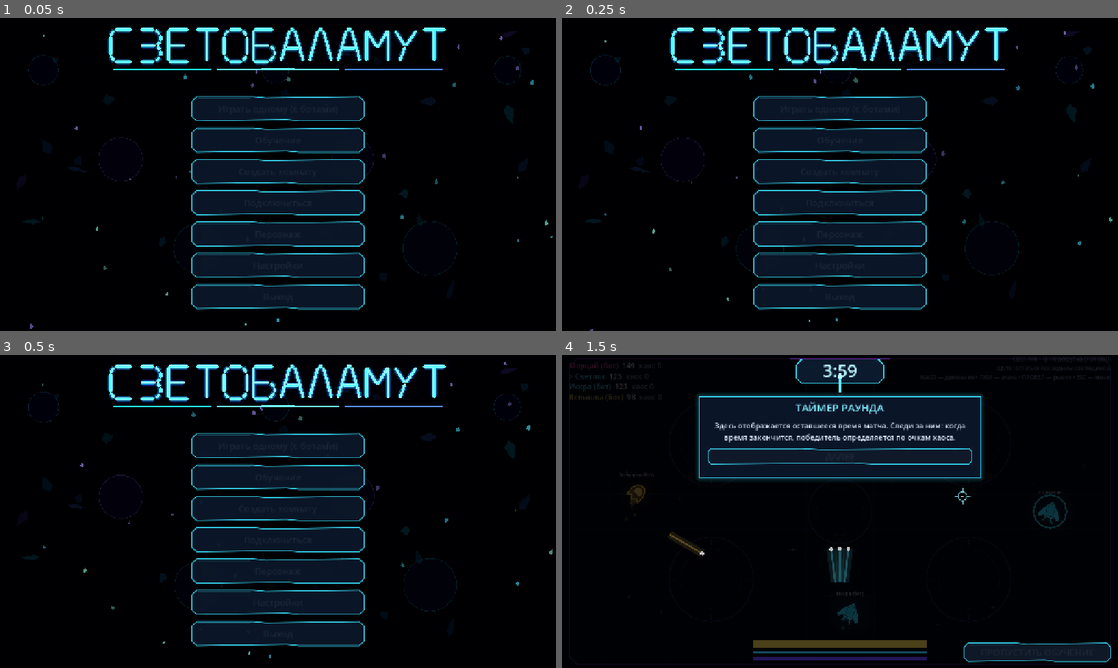
Above: before the commit, frames 1-4 (two rows, left to right).
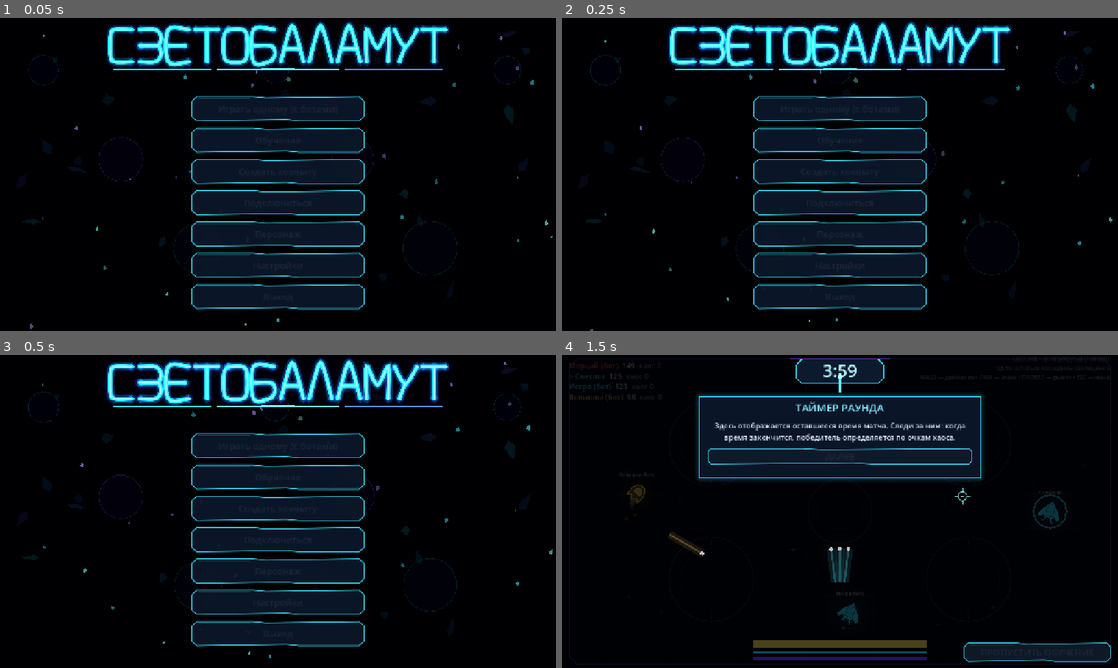
Above: after the commit, the same moments.

Repository: DvoreZZKy/svetobalamut
Game: Godot game, scene res://scenes/menu.tscn
Same seed, same stepped clock (60 frames per second), same inputs: the game is played once before the commit and once after it.
Inputs (mouse positions are in pixels of both pictures, inside the frame that each line leads up to):
- Up to frame 1 (0.05 s): no input
- Up to frame 2 (0.25 s): no input
- Up to frame 3 (0.5 s): no input
- Up to frame 4 (1.5 s): click "Играть одному (с ботами)" at 0.5 s; tap Enter (restart) at 1.25 s; move the mouse to (962, 495) at 1.27 s; hold D (right) from 1.28 s (still down); tap Q (ability) at 1.35 s; click (962, 495) at 1.42 s

The runs differ from the first frame. In frame 1, 5.2% of the frame differs, in the area x 19-81%, y 0-17%; in frame 2, 5.3%; in frame 3, 5.3%, in the area x 18-81%, y 0-17%; in frame 4, nothing differs.

Commit message:
Redesign game title as smooth glowing neon light tubes

Diff:
--- a/scripts/vector_logo.gd
+++ b/scripts/vector_logo.gd
@@ -1,5 +1,5 @@
 extends Control
-## Геометрический неоновый логотип: рубленые штрихи, фаски и многослойное свечение.
+## Неоновый логотип из плавных световых трубок с мягкими изгибами и живым свечением.
 
 const GLYPHS := {
 	"С": [[[0.92,0.08],[0.20,0.08],[0.04,0.24],[0.04,0.76],[0.20,0.92],[0.92,0.92]]],
@@ -22,26 +22,40 @@
 	queue_redraw()
 
 
-func _draw_segment(a: Vector2, b: Vector2, width: float, color: Color) -> void:
-	var delta := b - a
-	if delta.length_squared() < 0.001:
+func _smooth_points(points: PackedVector2Array, steps: int = 5) -> PackedVector2Array:
+	if points.size() < 3:
+		return points
+	var result := PackedVector2Array()
+	for i in range(points.size() - 1):
+		var p0: Vector2 = points[maxi(i - 1, 0)]
+		var p1: Vector2 = points[i]
+		var p2: Vector2 = points[i + 1]
+		var p3: Vector2 = points[mini(i + 2, points.size() - 1)]
+		for j in range(steps):
+			var t := float(j) / float(steps)
+			var t2 := t * t
+			var t3 := t2 * t
+			var point := 0.5 * ((2.0 * p1) + (-p0 + p2) * t + (2.0 * p0 - 5.0 * p1 + 4.0 * p2 - p3) * t2 + (-p0 + 3.0 * p1 - 3.0 * p2 + p3) * t3)
+			result.append(point)
+	result.append(points[-1])
+	return result
+
+
+func _draw_tube(points: PackedVector2Array, width: float, color: Color) -> void:
+	if points.size() < 2:
 		return
-	var dir := delta.normalized()
-	var normal := Vector2(-dir.y, dir.x) * width * 0.5
-	var bevel := minf(width * 0.48, delta.length() * 0.14)
-	var points := PackedVector2Array([
-		a + dir * bevel + normal, b - dir * bevel + normal,
-		b - dir * bevel * 0.35, b - dir * bevel - normal,
-		a + dir * bevel - normal, a + dir * bevel * 0.35
-	])
-	draw_colored_polygon(points, color)
+	draw_polyline(points, color, width, true)
+	var cap_radius := width * 0.5
+	draw_circle(points[0], cap_radius, color, true)
+	draw_circle(points[-1], cap_radius, color, true)
 
 
 func _draw_path(points: Array, origin: Vector2, glyph_size: Vector2, width: float, color: Color) -> void:
-	for i in range(points.size() - 1):
-		var a := origin + Vector2(points[i][0] * glyph_size.x, points[i][1] * glyph_size.y)
-		var b := origin + Vector2(points[i + 1][0] * glyph_size.x, points[i + 1][1] * glyph_size.y)
-		_draw_segment(a, b, width, color)
+	var raw := PackedVector2Array()
+	for point in points:
+		raw.append(origin + Vector2(point[0] * glyph_size.x, point[1] * glyph_size.y))
+	var smooth := _smooth_points(raw, 6)
+	_draw_tube(smooth, width, color)
 
 
 func _draw() -> void:
@@ -61,13 +75,13 @@
 		var paths: Array = GLYPHS.get(letter, [])
 		var origin := start + Vector2(i * (w + spacing), 0)
 		for path in paths:
-			_draw_path(path, origin + Vector2(0, 1.2), Vector2(w, h), 12.0 * scale_factor, Color("#8b4dff", 0.11 * pulse))
+			_draw_path(path, origin + Vector2(0, 1.0), Vector2(w, h), 18.0 * scale_factor, Color("#963cff", 0.10 * pulse))
 		for path in paths:
-			_draw_path(path, origin, Vector2(w, h), 9.0 * scale_factor, Color("#22dfff", 0.25 * pulse))
+			_draw_path(path, origin, Vector2(w, h), 13.0 * scale_factor, Color("#12cfff", 0.16 * pulse))
 		for path in paths:
-			_draw_path(path, origin, Vector2(w, h), 5.0 * scale_factor, Color("#e6fbff"))
+			_draw_path(path, origin, Vector2(w, h), 7.0 * scale_factor, Color("#43eaff", 0.9))
 		for path in paths:
-			_draw_path(path, origin, Vector2(w, h), 1.35 * scale_factor, Color("#7ceeff"))
+			_draw_path(path, origin, Vector2(w, h), 2.5 * scale_factor, Color("#eaffff"))
 	var y := start.y + h + 9.0 * scale_factor
 	var left := start.x + 8.0 * scale_factor
 	var right := start.x + word_width - 8.0 * scale_factor
